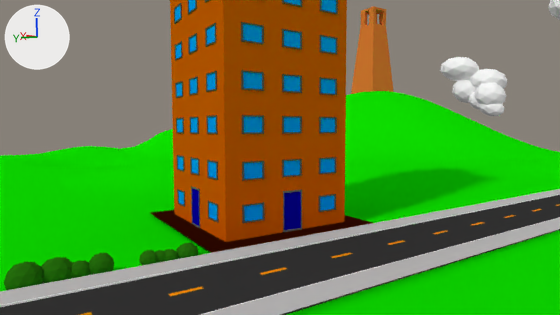
One commit to the Blender file mundo legal.blend: the scene before it, then after it.
Camera for both pictures: the file's camera 'Camera'. The lights are fixed; the arrows at upper left show +X, +Y and +Z.

Script lines for the objects in view, before the commit:
```python
ob_casa = bpy.data.objects.new('casa', me_cube_002)
ob_casa.location = (1.5, -2.85, 7.69)
ob_casa.scale = (5.58, 5.58, 5.99)
ob_plane_025 = bpy.data.objects.new('Plane.025', me_plane_049)
ob_plane_025.parent = ob_predio
ob_plane_025.location = (1.347, 2.919, 1.674)
ob_plane_025.rotation_euler = (1.571, 0.0, 1.571)  # degrees (90, 0, 90)
ob_plane_025.scale = (0.67, 0.489, 0.184)
ob_torre2 = bpy.data.objects.new('Torre2', me_plane_173)
ob_torre2.location = (19.55, -21.96, 4.71)
# also in view: 'chão' at (2.01, -1.43, 2.15); 'asfalto' at (-1.16, -0.05, 0.07); 'Plane' at (0.27, 0.74, 1.16); 'nuvens' at (-9.11, -15.7, 25.71); 'predio' at (1.51, 0.0, 4.76)
```
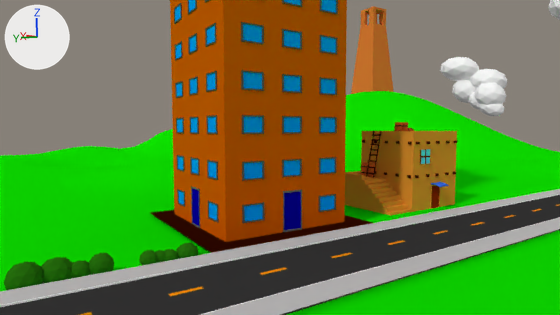
Where the change shows, as pixel boxes (x1, y1, x2, y2) in the pictures (560 x 315 px):
'casa', shown (brown)
    after: (345, 122, 457, 215)

The edits, one by one:
Object 'casa' (ob_casa) is now shown.
Object 'casa' (ob_casa) moves from (1.5, -2.85, 7.69) to (1.19, -4.13, 0.82).
Object 'casa' (ob_casa) turns from (0, 0, 0) to (0, 0, -180) degrees about x, y and z.
Object 'casa' (ob_casa) is rescaled from (5.58, 5.58, 5.99) to (0.789, 0.789, 0.847).
